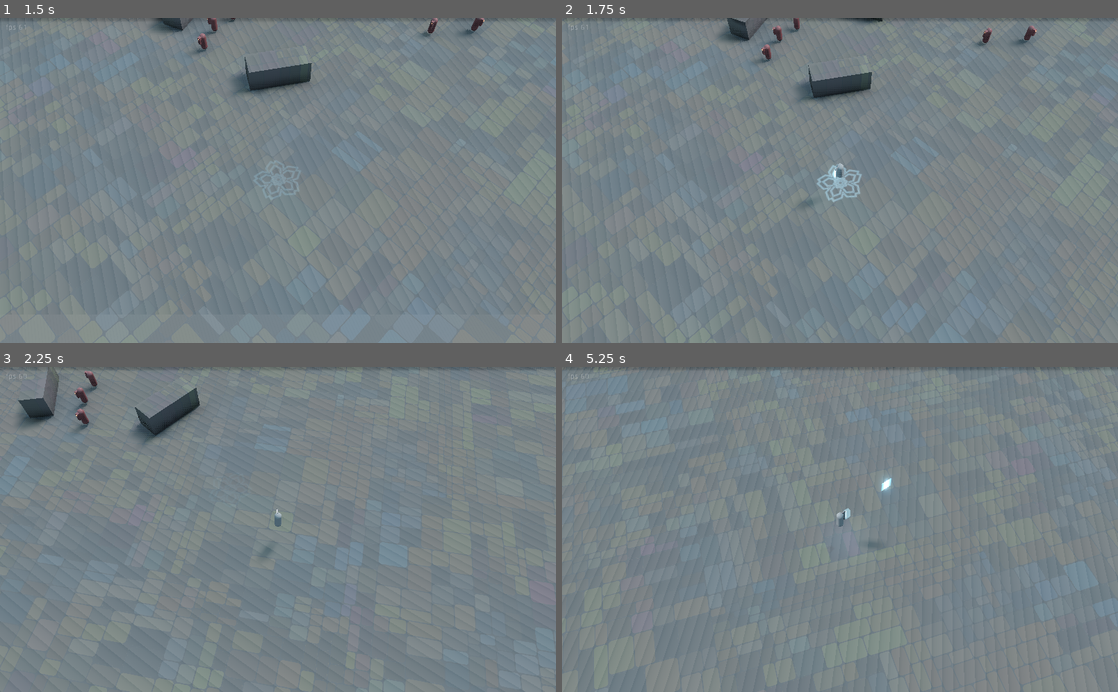
Above: before the commit, frames 1-4 (two rows, left to right).
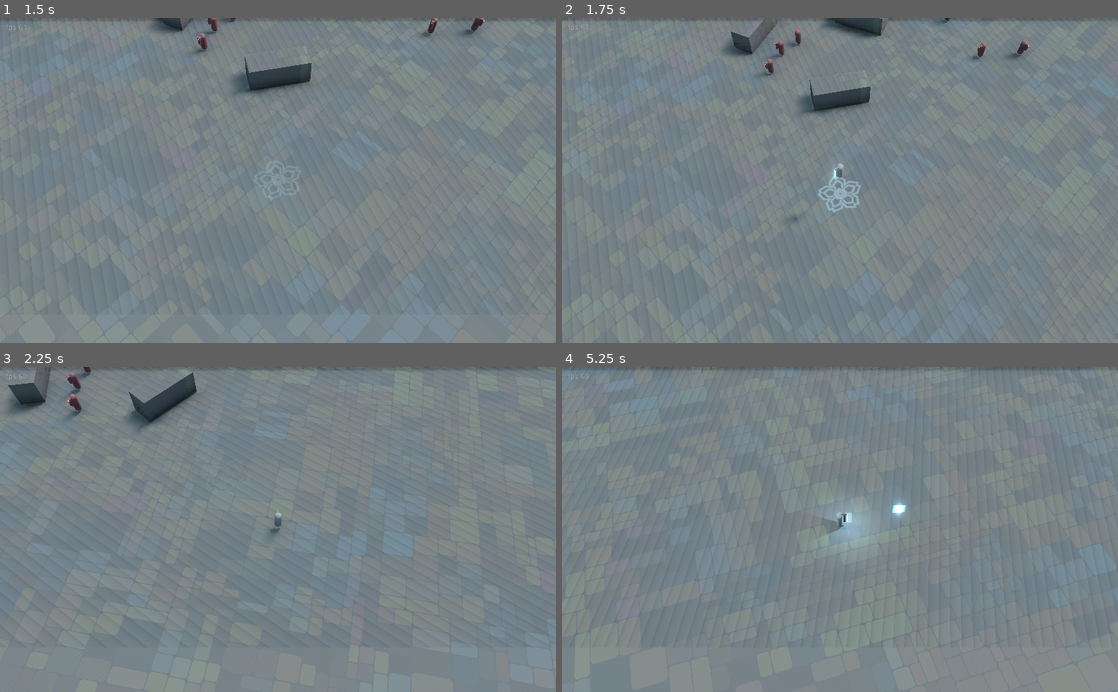
Above: after the commit, the same moments.

Repository: ioxu/key
Game: Godot game, scene res://scenes/splash.tscn
The game is run twice, just before and just after one commit, with the same random seed, the same clock (stepped at 60 frames per second) and the same inputs.
Inputs (mouse positions are in pixels of both pictures, inside the frame that each line leads up to):
- Up to frame 1 (1.5 s): tap Enter at 0.5 s; move the mouse to (400, 164) at 0.52 s; hold D (move_right) 0.53-1.28 s; hold Space (jump) 0.53-1.28 s; click (400, 164) at 0.67 s; move the mouse to (166, 196) at 1.27 s; hold S (move_down) from 1.28 s (still down); tap Left (camera_rotate_left) at 1.35 s
- Up to frame 2 (1.75 s): keep holding S (move_down); tap Space (jump) at 1.52, 1.55 s
- Up to frame 3 (2.25 s): tap Space (jump) at 1.82 s; move the mouse to (333, 458) at 2.02 s; release S (move_down) at 2.03 s; hold D (move_right) from 2.03 s (still down); hold Right (camera_rotate_right) from 2.03 s (still down)
- Up to frame 4 (5.25 s): tap Space (jump) at 2.3, 3.02, 3.05, 3.32, 4.52, 4.55, 4.82 s; move the mouse to (812, 594) at 2.77 s; release D (move_right) at 2.78 s; release Right (camera_rotate_right) at 2.78 s; hold W (move_up) 2.78-3.53 s; click (812, 594) at 2.85 s; move the mouse to (1006, 578) at 3.52 s; hold Space (jump) 3.53-4.28 s; hold A (move_left) 3.53-5.03 s; move the mouse to (673, 480) at 4.27 s; tap Left (camera_rotate_left) at 4.35 s; move the mouse to (867, 529) at 5.02 s; hold S (move_down) from 5.03 s (still down); hold Right (camera_rotate_right) from 5.03 s (still down); click (867, 529) at 5.17 s

Frame 1 is identical in both runs. In frame 2, 4.5% of the frame differs, in the area x 0-100%, y 0-100%; in frame 3, 4.0%; in frame 4, 2.4%.

Commit message:
player weapon applies kickback, resolves #21

Diff:
--- a/scenes/player/Controller.gd
+++ b/scenes/player/Controller.gd
@@ -7,8 +7,8 @@
 export(NodePath) var MeshInstancePath  = ""
 export(float) var movement_speed = 15.0
 export(float) var acceleration = 3.0
-export(float) var deaceleration = 5.0
-export(float) var max_jump = 12.0
+export(float) var deaceleration = 6.5#5.0
+export(float) var max_jump = 30.0#12.0
 export(float) var camera_rotation_speed = 3.0
 export(float) var max_zoom = 8.0 #0.5
 export(float) var min_zoom = 30.0 #1.5
@@ -30,7 +30,7 @@
 var direction := Vector3.ZERO
 var last_direction := Vector3.ZERO
 var camera_rotation
-var gravity := -10.0
+var gravity := -40#-10.0
 var accelerate = acceleration
 var movement := Vector3.ZERO
 var additional_force := Vector3.ZERO
--- a/scenes/player/player.gd
+++ b/scenes/player/player.gd
@@ -10,6 +10,7 @@
 
 export (NodePath) var spawn_point
 
+var current_wepon = null
 
 func _ready():
 	spawn_point = get_node(spawn_point)
@@ -18,6 +19,9 @@
 	$icons/death_icon.visible = false
 	targetable = visible
 
+	# connect to weapon
+	current_wepon = $MeshInstance/weapon_mount.get_child(0)
+	current_wepon.connect("fire", self, "_on_weapon_fire")
 
 func set_active(new_value):
 	active = new_value
@@ -58,12 +62,17 @@
 	visible = true
 
 
+func _on_weapon_fire(weapon):
+	#print(weapon.get_path(), " fired! ")
+	$Controller.additional_force += -current_wepon.bullet_spawner.global_transform.basis.z.normalized() * weapon.fire_kickback
+
+
 func bullet_hit(bullet, collision_info):
 	if !get_active():
 		return
 
 	# kockback
-	$Controller.additional_force = bullet.global_transform.basis.z.normalized() * bullet.projectile_knockback * 0.5
+	$Controller.additional_force += bullet.global_transform.basis.z.normalized() * bullet.projectile_knockback * 0.5
 
 	var damage = damage_rng.randf_range(bullet.damage_range[0], bullet.damage_range[1])
 	set_health( health - damage )
